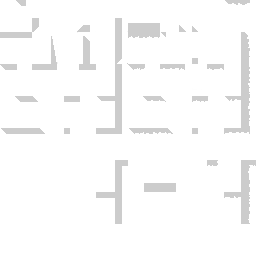
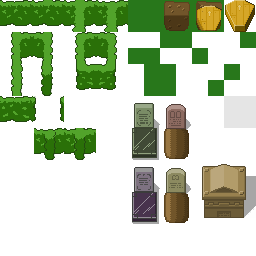
The second 256 × 256 image is a revision of the first. Changes to its layers:
hid "shadows" over [0, 0, 256, 224]
showed "cemetry", moved it above "cemetry_shadow" over [0, 0, 256, 223]
showed "cemetry_shadow", painted on it over [132, 3, 256, 224]
